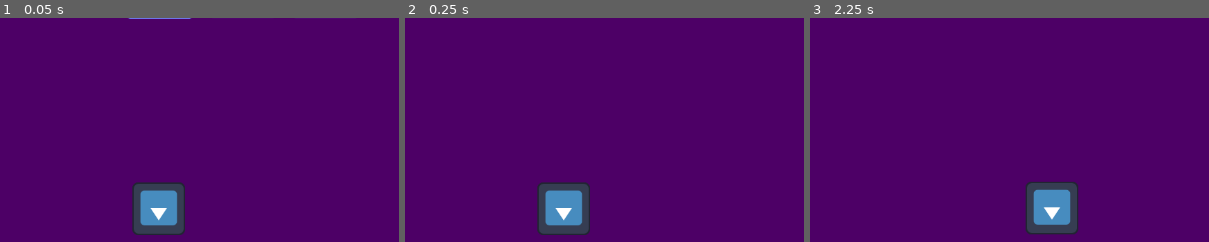
Above: before the commit, frames 1-3 (left to right).
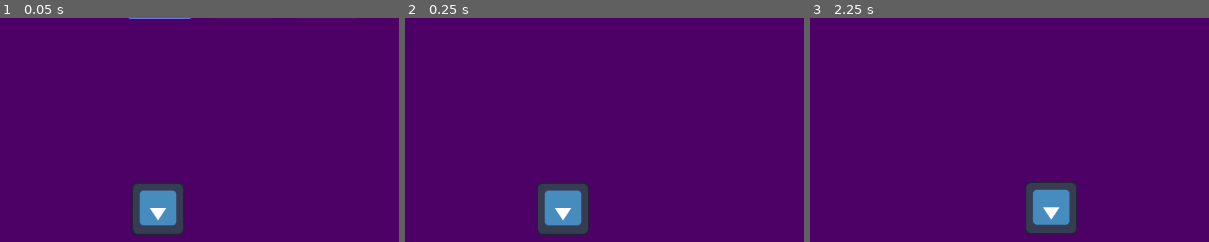
Above: after the commit, the same moments.

Repository: Neology92/game-dropzone
Game: Godot game, scene res://scenes/game.tscn
Same seed, same stepped clock (60 frames per second), same inputs: the game is played once before the commit and once after it. The engine's default icon, where the game draws it, is replaced by a stand-in: a white triangle on a blue panel in a dark square. Sound files missing from this copy of the repository are replaced by a short silence.
Inputs:
- Up to frame 1 (0.05 s): no input
- Up to frame 2 (0.25 s): no input
- Up to frame 3 (2.25 s): tap Enter at 0.5, 2 s; hold Right 0.53-1.28 s; tap Space at 1.25 s; hold Left 1.28-2.03 s; hold Right from 2.03 s (still down)
The pictures show only the part of the screen within x 30-80%, y 33-82%; the shares and areas given below are measured in that part.

The runs differ from the first frame. In frame 1, 0.3% of the frame differs, in the area x 33-47%, y 74-97%; in frame 2, 0.3%; in frame 3, 0.3%, in the area x 53-68%, y 73-96%.

Commit message:
Add move sound and animations

Diff:
--- /dev/null
+++ b/default_bus_layout.tres
@@ -0,0 +1,21 @@
+[gd_resource type="AudioBusLayout" load_steps=2 format=3 uid="uid://btxmj2meayusn"]
+
+[sub_resource type="AudioEffectStereoEnhance" id="AudioEffectStereoEnhance_j3pel"]
+resource_name = "StereoEnhance"
+pan_pullout = 0.0
+
+[resource]
+bus/1/name = &"sfx"
+bus/1/solo = false
+bus/1/mute = false
+bus/1/bypass_fx = false
+bus/1/volume_db = 0.0
+bus/1/send = &"Master"
+bus/1/effect/0/effect = SubResource("AudioEffectStereoEnhance_j3pel")
+bus/1/effect/0/enabled = true
+bus/2/name = &"music"
+bus/2/solo = false
+bus/2/mute = false
+bus/2/bypass_fx = false
+bus/2/volume_db = 0.0
+bus/2/send = &"Master"
--- a/scenes/game.tscn
+++ b/scenes/game.tscn
@@ -1,5 +1,6 @@
-[gd_scene load_steps=2 format=3 uid="uid://cc56kgk4t0itt"]
+[gd_scene load_steps=3 format=3 uid="uid://cc56kgk4t0itt"]
 
+[ext_resource type="Script" uid="uid://cvxqtwxkt7etl" path="res://scripts/tracks_generator.gd" id="1_yqjtg"]
 [ext_resource type="PackedScene" uid="uid://dmq4keyemm3yi" path="res://scenes/track.tscn" id="3_lnu2h"]
 
 [node name="Game" type="Node2D"]
@@ -12,6 +13,7 @@
 
 [node name="Tracks" type="Node2D" parent="."]
 position = Vector2(53, 0)
+script = ExtResource("1_yqjtg")
 
 [node name="Track" parent="Tracks" instance=ExtResource("3_lnu2h")]
 position = Vector2(277, 0)
--- a/scripts/block.gd
+++ b/scripts/block.gd
@@ -22,7 +22,9 @@
 	if row >= rows:
 		queue_free()
 	else:
-		position.y = row * height
+		var next_position = position
+		next_position.y = row * height
+		animate_move(next_position)
 
 
 func _on_body_shape_entered(_body_rid:RID, _body:Node2D, _body_shape_index:int, _local_shape_index:int) -> void:
@@ -30,6 +32,11 @@
 		_body.kill()  # Call the player's kill method
 
 
+func animate_move(_target_pos: Vector2) -> void:
+	var tween = create_tween()
+	tween.tween_property(self, "position", _target_pos, 0.05)
+	tween.set_ease(Tween.EASE_IN_OUT)
+
 
 func animate_bump() -> void:
 	if ready:
--- a/scripts/game_manager.gd
+++ b/scripts/game_manager.gd
@@ -23,8 +23,9 @@
 	else:
 		instance = self
 
+	music_player.bus = "music"  # Ensure this matches your audio bus setup
+	add_child(music_player)
 	add_child(game_timer)
-	add_child(music_player)
 	load_block_textures()
 
 func _ready() -> void:
--- a/scripts/player.gd
+++ b/scripts/player.gd
@@ -5,6 +5,11 @@
 
 var _default_image_scale
 var bump_scale: float = 0.8
+
+var swish_sounds: Array = [
+	preload("res://assets/sfx/swish_1.mp3"),
+	preload("res://assets/sfx/swish_2.mp3"),
+]
 
 
 func _ready() -> void:
@@ -33,21 +38,39 @@
 
 func move(direction: int) -> void:
 	animate_bump()
+	play_sound(swish_sounds.pick_random())
 	track_idx = clamp(track_idx + direction, 0, GameManager.instance.tracks.size() - 1)
 	change_track()
 
 
-
 func change_track() -> void:
 	var target_track = GameManager.instance.tracks[track_idx]
-	global_position = target_track.player_slot.global_position
+	var next_pos = target_track.player_slot.global_position
+	animate_move(next_pos)
 
 func kill() -> void:
 	print("Player killed")
-	get_tree().quit()  # End the game or handle player death
-	# Optionally, you can also reset the game state or show a game over screen here.
+	get_tree().quit()
+
+
+func animate_move(_target_pos: Vector2) -> void:
+	var tween = create_tween()
+	tween.tween_property(self, "position", _target_pos, 0.05)
+	tween.set_ease(Tween.EASE_IN_OUT)
+
 
 func animate_bump() -> void:
 	image.scale = _default_image_scale * bump_scale
 	await get_tree().create_timer(0.1).timeout
 	image.scale = _default_image_scale
+
+
+func play_sound(sound: AudioStream) -> void:
+	var audio_player: AudioStreamPlayer2D = AudioStreamPlayer2D.new()
+	audio_player.stream = sound
+	audio_player.volume_db = 25
+	audio_player.bus = "sfx"  # Ensure this matches your audio bus setup
+	add_child(audio_player)
+	audio_player.play()
+	await audio_player.finished
+	audio_player.queue_free()  # Clean up after the sound has finished playing
--- /dev/null
+++ b/scripts/tracks_generator.gd
@@ -0,0 +1 @@
+extends Node2D
Not shown, added: assets/sfx/swish_1.mp3.import
Not shown, added: assets/sfx/swish_2.mp3.import
Not shown, added: scripts/tracks_generator.gd.uid
Not shown, added: assets/sfx/swish_1.mp3
Not shown, added: assets/sfx/swish_2.mp3
